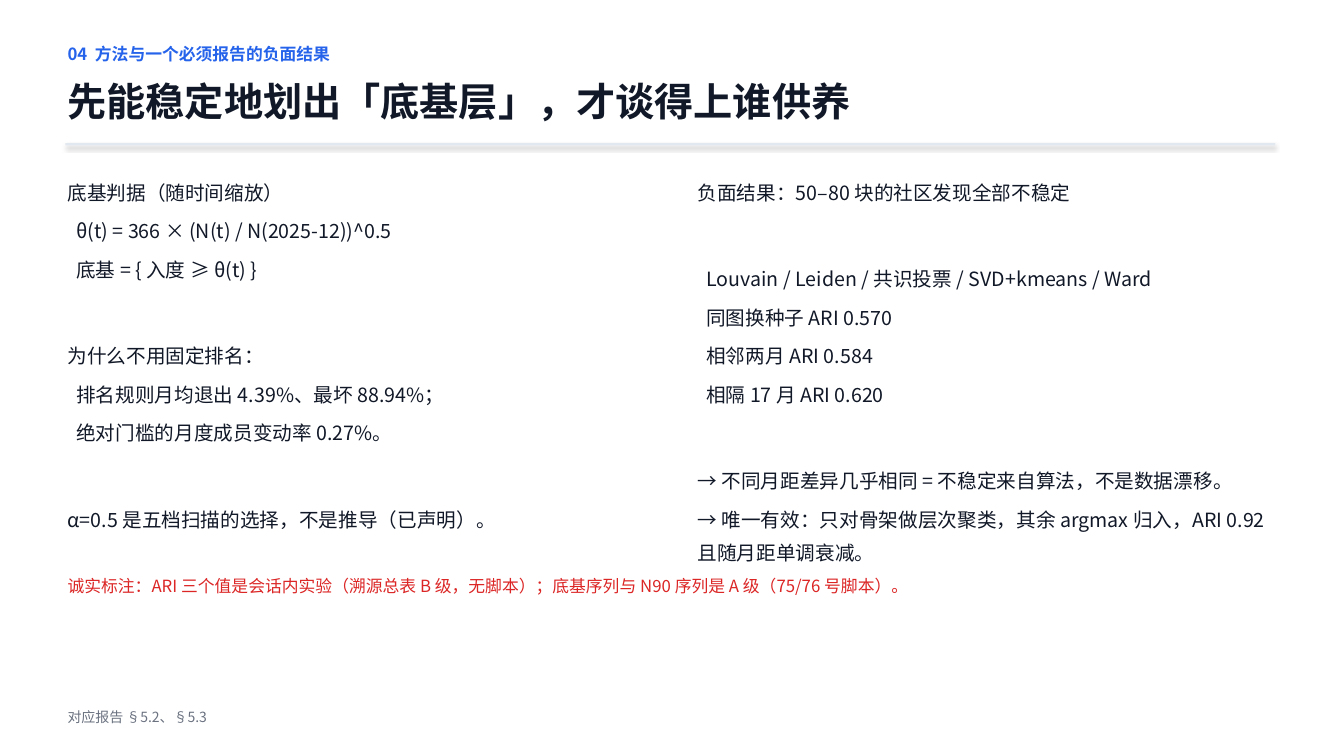
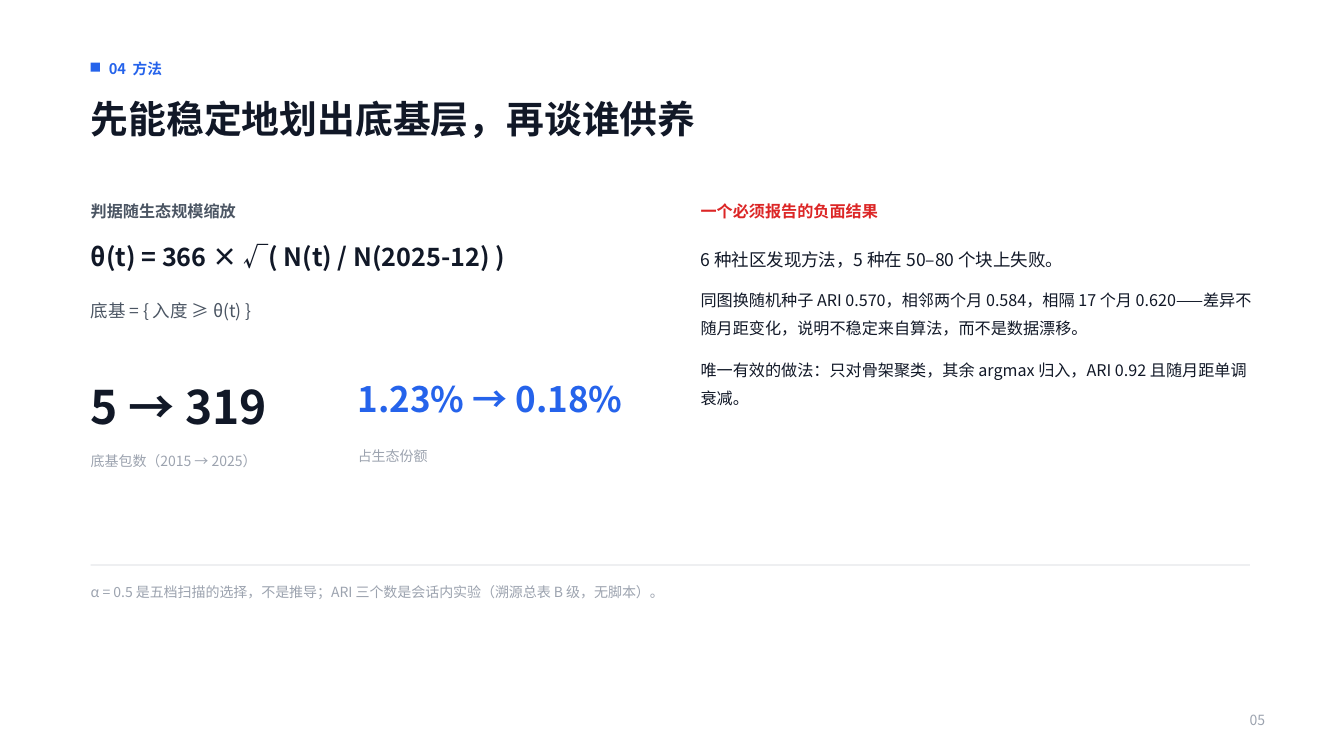
Before and after one commit to lzt-2077/opensource-infra-midterm, a slide deck: slide 5 of 中期展示.pptx (slide 6 before the commit). Drawn at 1344x756 pixels with LibreOffice and Linux fonts; fonts in the diff are those of the drawing. Boxes give left, top, right and bottom in pixels: in the first picture for what was removed or moved away, otherwise in the second. Text is boxed around its words. In the diff, an @@ line names an element or a change of style, - is before the commit and + after.

```diff
--- a/中期展示.pptx
+++ b/中期展示.pptx
@@ rectangle added at box(91, 63, 100, 72), fill #2563EB @@
@@ text added at box(109, 61, 162, 75), 10.5 pt, text #2563EB, bold @@
+04 方法
@@ text at box(91, 100, 696, 138): text changed; size 28 to 27 pt @@
-先能稳定地划出「底基层」，才谈得上谁供养
+先能稳定地划出底基层，再谈谁供养
@@ rectangle removed at box(66, 143, 1275, 145) @@
@@ text removed at box(68, 183, 495, 529) @@
-底基判据（随时间缩放）
-θ(t) = 366 × (N(t) / N(2025-12))^0.5
-底基 = { 入度 ≥ θ(t) }
-为什么不用固定排名：
-排名规则月均退出 4.39%、最坏 88.94%；
-绝对门槛的月度成员变动率 0.27%。
-α=0.5 是五档扫描的选择，不是推导（已声明）。
@@ text added at box(91, 203, 236, 219), 11.5 pt, text #4B5563, bold @@
+判据随生态规模缩放
@@ text at box(701, 203, 878, 219): text changed; size 12 to 11.5 pt; text colour #2563EB to #DC2626 @@
-04 方法与一个必须报告的负面结果
+一个必须报告的负面结果
@@ text added at box(91, 245, 489, 271), 18 pt, text #111827, bold @@
+θ(t) = 366 × √( N(t) / N(2025-12) )
@@ text at box(701, 251, 1252, 406): text changed; size 14 to 11.5 pt @@
-负面结果：50–80 块的社区发现全部不稳定
-Louvain / Leiden / 共识投票 / SVD+kmeans / Ward
-同图换种子 ARI 0.570
-相邻两月 ARI 0.584
-相隔 17 月 ARI 0.620
-→ 不同月距差异几乎相同 = 不稳定来自算法，不是数据漂移。
-→ 唯一有效：只对骨架做层次聚类，其余 argmax 归入，ARI 0.92 且随月距单调衰减。
+6 种社区发现方法，5 种在 50–80 个块上失败。
+同图换随机种子 ARI 0.570，相邻两个月 0.584，相隔 17 个月 0.620——差异不随月距变化，说明不稳定来自算法，而不是数据漂移。
+唯一有效的做法：只对骨架聚类，其余 argmax 归入，ARI 0.92 且随月距单调衰减。
@@ text added at box(91, 302, 242, 321), 12.5 pt, text #4B5563 @@
+底基 = { 入度 ≥ θ(t) }
@@ text added at box(91, 389, 267, 425), 33 pt, text #111827, bold @@
+5 → 319
@@ text added at box(358, 385, 622, 413), 25 pt, text #2563EB, bold @@
+1.23% → 0.18%
@@ text added at box(358, 449, 428, 462), 10 pt, text #9CA3AF @@
+占生态份额
@@ text added at box(91, 454, 257, 467), 10 pt, text #9CA3AF @@
+底基包数（2015 → 2025）
@@ rectangle added at box(91, 565, 1250, 566), fill #E5E7EB @@
@@ text at box(91, 585, 664, 599): text changed; size 12 to 10 pt; text colour #DC2626 to #9CA3AF @@
-诚实标注：ARI 三个值是会话内实验（溯源总表 B 级，无脚本）；底基序列与 N90 序列是 A 级（75/76 号脚本）。
+α = 0.5 是五档扫描的选择，不是推导；ARI 三个数是会话内实验（溯源总表 B 级，无脚本）。
@@ text removed at box(68, 710, 207, 723) @@
-对应报告 §5.2、§5.3
@@ text added at box(1250, 715, 1266, 725), 10 pt, text #9CA3AF @@
+05
```
Also in this commit, not shown: 8 other slides changed, 3 slides added, 6 slides removed, 1 other file.
